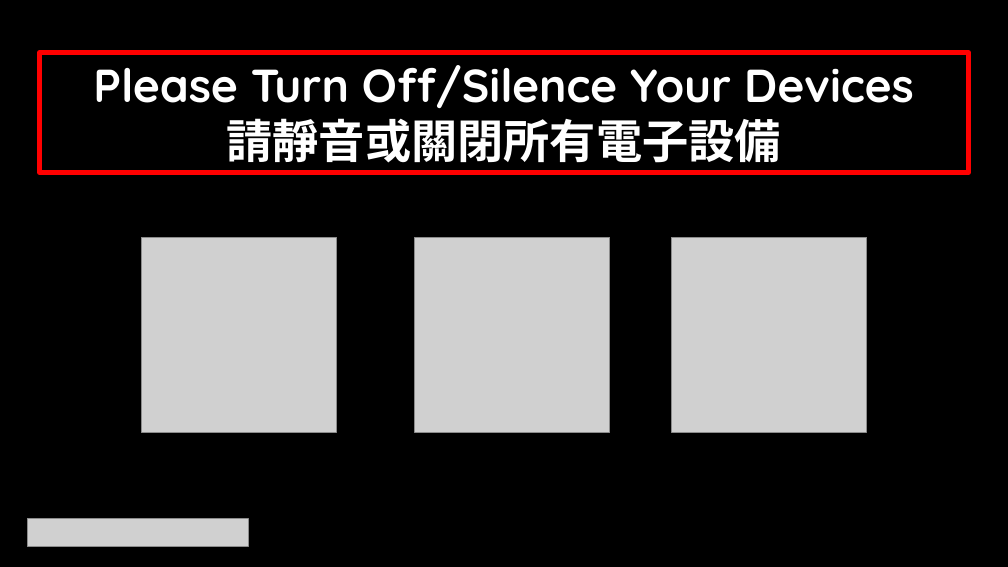
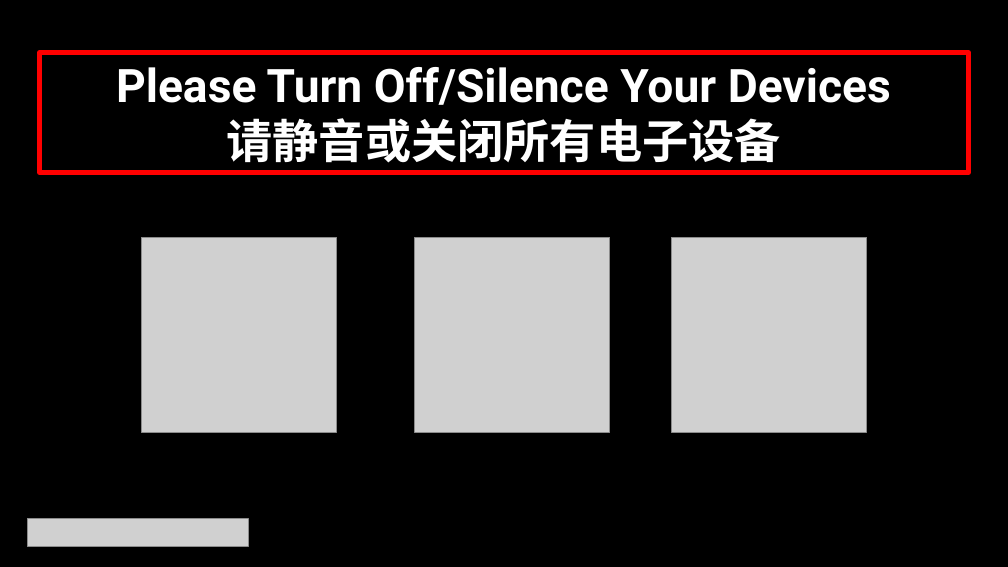
Before and after one commit to calebchanwy/tjc-powerpoint, a slide deck: slide 7 of TJCPowerPoint/Resources/ServiceWidescreen.pptx. Drawn at 1008x567 pixels with LibreOffice and Linux fonts; fonts in the diff are those of the drawing; grey boxes stand for pictures. Boxes give left, top, right and bottom in pixels: in the first picture for what was removed or moved away, otherwise in the second. Text is boxed around its words. In the diff, an @@ line names an element or a change of style, - is before the commit and + after.

```diff
--- a/TJCPowerPoint/Resources/ServiceWidescreen.pptx
+++ b/TJCPowerPoint/Resources/ServiceWidescreen.pptx
@@ text in rectangle at [116, 67, 891, 105]: font Quicksand to Roboto in "Please Turn Off/Silence Your Devices" @@
@@ text in rectangle at [227, 118, 781, 163]: text changed @@
-請靜音或關閉所有電子設備
+请静音或关闭所有电子设备
```
Also in this commit, not shown: 7 other slides changed, 30 other files.
